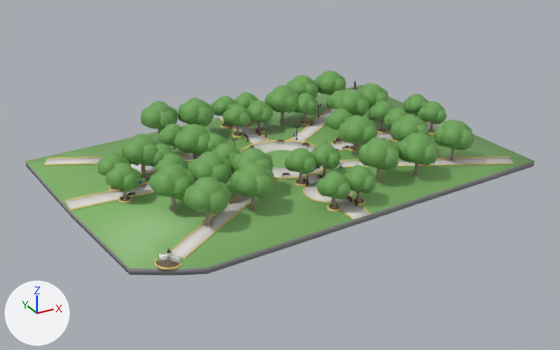
A saved change to the Blender file blender_assets/parque_miguel_hidalgo.blend.
The view is the same before and after, from a 50 mm lens placed at (-91.2, -164.1, 77.7), pointed at (-2.4, -2.6, -3.1). The axes (+X, +Y, +Z) are drawn at lower left. The lights are the same throughout. The first picture is the older version.

In view in the first picture: 'Parque_Geometria_Base'.
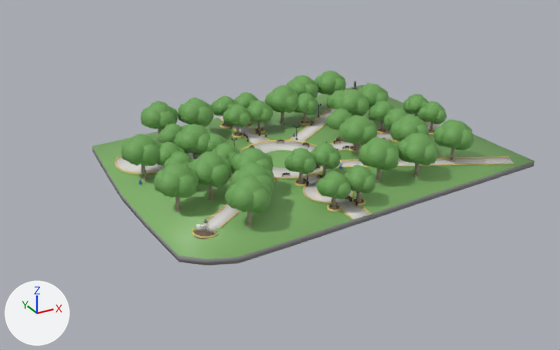
Commit message: recortar parque

Boxes (x1, y1, x2, y2) around the edits, measured in the pictures (560 x 350 px; the box of a moved part takes in the faces that stretch with it):
'Parque_Geometria_Base', reshaped (13% narrower)
    before: (25, 70, 534, 275)
    after: (92, 70, 534, 265)
part 1 of me_parque_geometria_base, moved or reshaped
    before: (159, 254, 180, 263)
    after: (196, 224, 215, 233)
part 2 of me_parque_geometria_base, rebuilt
    before: (161, 154, 184, 164)
    after: (169, 152, 192, 164)
part 3 of me_parque_geometria_base, rebuilt
    before: (156, 143, 172, 154)
    after: (159, 142, 179, 152)
part 4 of me_parque_geometria_base, rebuilt (mostly hidden)
    before: (171, 148, 178, 155)
    after: (179, 147, 185, 153)
part 5 of me_parque_geometria_base, rebuilt
    before: (158, 160, 171, 170)
    after: (167, 159, 182, 166)
part 6 of me_parque_geometria_base, rebuilt
    before: (152, 150, 164, 167)
    after: (158, 148, 172, 166)
part 7 of me_parque_geometria_base, rebuilt (mostly hidden)
    before: (178, 163, 186, 169)
    after: (183, 162, 190, 167)
part 8 of me_parque_geometria_base, deleted
    before: (44, 152, 229, 271)
part 9 of me_parque_geometria_base, cut back
    before: (25, 131, 288, 275)
    after: (92, 131, 361, 265)

What changed in the scene script:
```text
Change me_parque_geometria_base:
    used by ob_parque_geometria_base; location = (0.0, 0.0, 0.0)
    remove me_parque_geometria_base.from_pydata(...)  # 30780 vertices, 34706 faces; spans x -59.5..57.3, y -39.4..40.8, z -2.7..12.4
    add me_parque_geometria_base.from_pydata(...)  # 29284 vertices, 33036 faces; spans x -43.8..57.3, y -38.8..40.8, z -2.6..12.4
    me_parque_geometria_base part 1: the loose piece of 8 vertices spanning x -46.6..-43.4, y -35.6..-32.4, z -1.1..0.3 is moved by (11.5, 8.0, 0.3)
    me_parque_geometria_base part 2: the loose piece of 42 vertices spanning x -35.0..-29.1, y -6.3..-0.5, z 2.8..9.0 is rebuilt with 42 vertices and now spans x -33.0..-27.1, y -6.3..-0.5, z 2.8..9.0
    me_parque_geometria_base part 3: the loose piece of 42 vertices spanning x -35.0..-29.1, y 0.5..6.3, z 3.0..9.1 is rebuilt with 42 vertices and now spans x -33.0..-27.1, y 0.5..6.3, z 3.0..9.2
    me_parque_geometria_base part 4: the loose piece of 42 vertices spanning x -32.4..-28.0, y 1.1..5.8, z 3.1..7.7 is rebuilt with 42 vertices and now spans x -30.4..-26.0, y 1.2..5.8, z 3.1..7.7
    me_parque_geometria_base part 5: the loose piece of 42 vertices spanning x -35.7..-31.3, y -6.8..-2.3, z 3.6..8.1 is rebuilt with 42 vertices and now spans x -33.7..-29.3, y -6.8..-2.3, z 3.6..8.1
    me_parque_geometria_base part 6: the loose piece of 42 vertices spanning x -35.7..-31.3, y 0.1..4.7, z 3.7..8.3 is rebuilt with 42 vertices and now spans x -33.7..-29.3, y 0.2..4.7, z 3.8..8.3
    me_parque_geometria_base part 7: the loose piece of 42 vertices spanning x -33.6..-29.3, y -7.5..-2.9, z 2.9..7.4 is rebuilt with 42 vertices and now spans x -31.6..-27.3, y -7.6..-2.9, z 2.8..7.5
    me_parque_geometria_base part 8: 163 loose pieces with 2714 vertices, spanning x -55.9..-28.3, y -37.1..28.9, z -1.2..11.0, are deleted
    me_parque_geometria_base part 9: 3 vertices moved within x -35.4, y -14.2..-13.8, z 3.6..5.4; 763 vertices removed from x -59.5..-26.7, y -39.4..31.8, z -2.7..11.0; 1981 vertices added at x -43.8..-18.9, y -38.8..31.6, z -2.6..10.8
    other edits to the shape of me_parque_geometria_base do not show in these pictures
```
